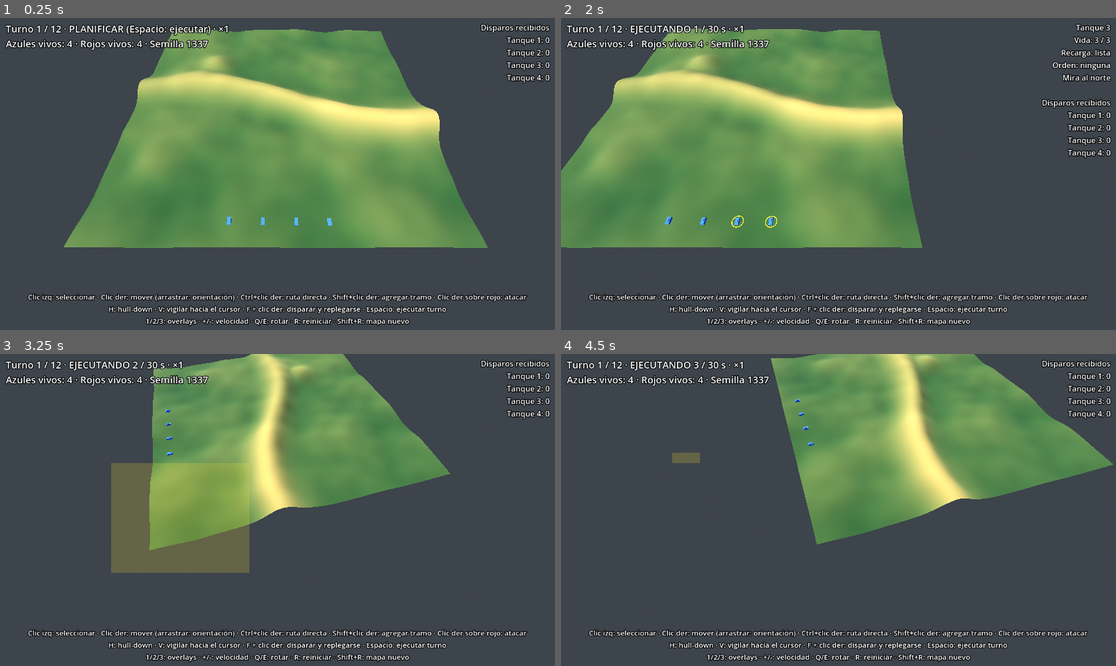
Above: before the commit, frames 1-4 (two rows, left to right).
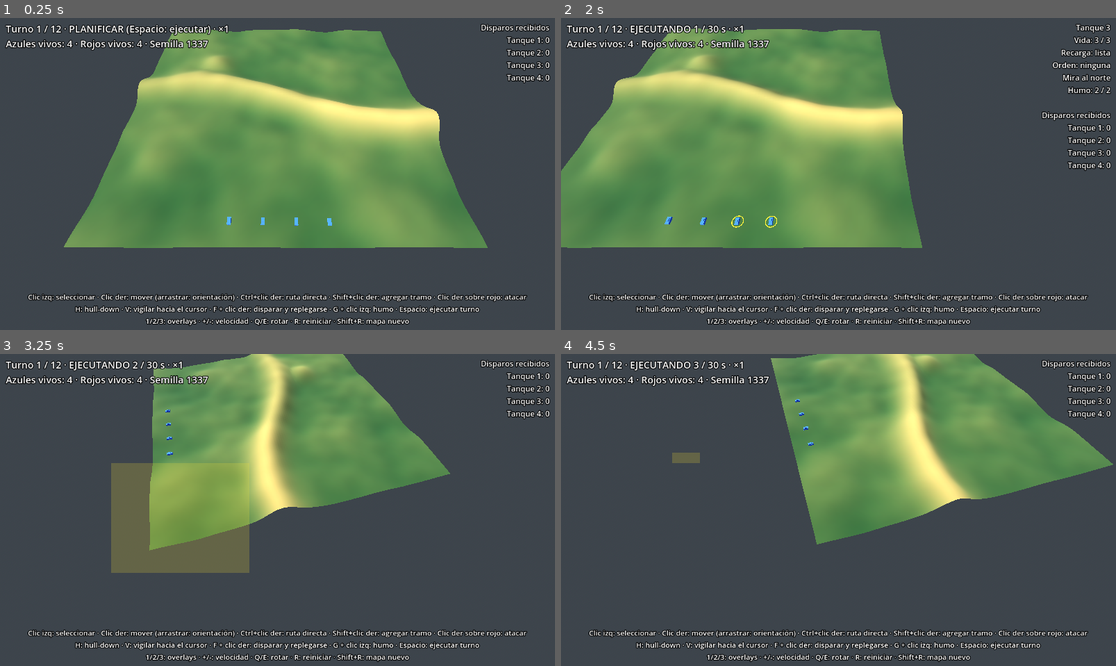
Above: after the commit, the same moments.

Repository: LeandroK99/Demogamev1
Game: Godot game, scene res://main.tscn
Same seed, same stepped clock (60 frames per second), same inputs: the game is played once before the commit and once after it.
Inputs (mouse positions are in pixels of both pictures, inside the frame that each line leads up to):
- Up to frame 1 (0.25 s): no input
- Up to frame 2 (2 s): tap Enter at 0.5 s; move the mouse to (960, 158) at 0.52 s; hold D 0.53-1.25 s; tap G at 0.6 s; click (960, 158) at 0.67 s; tap Space at 0.77 s; drag from (727, 189) to (810, 236) at 1.27 s
- Up to frame 3 (3.25 s): move the mouse to (333, 441) at 2.02 s; hold D 2.03-2.75 s; hold Q 2.03-2.75 s; click (333, 441) at 2.17 s; tap G at 2.3 s; drag from (249, 572) to (111, 463) at 2.77 s
- Up to frame 4 (4.5 s): move the mouse to (1005, 556) at 3.52 s; hold A 3.53-4.25 s; tap H at 3.6 s; click (1005, 556) at 3.67 s; tap Space at 3.77 s; tap G at 3.8 s; drag from (672, 463) to (755, 432) at 4.27 s

The runs differ from the first frame. In frame 1, 1.1% of the frame differs, in the area x 13-87%, y 92-95%; in frame 2, 1.7%, in the area x 13-100%, y 22-95%; in frame 3, 1.1%; in frame 4, 1.1%.

Commit message:
fase 13: humo (G) que corta la línea de visión, y la IA lo usa para cubrir la retirada
Co-Authored-By: Claude Opus 5.5 <noreply@anthropic.com>
Claude-Session: https://claude.ai/code/session_01FRAVKNgcpPLBv3n8dbq4jf

Diff:
--- a/game/hud.gd
+++ b/game/hud.gd
@@ -4,7 +4,7 @@
 
 const PLAYER_SIDE: int = 0
 const HELP: String = "Clic izq: seleccionar · Clic der: mover (arrastrar: orientación) · Ctrl+clic der: ruta directa · Shift+clic der: agregar tramo · Clic der sobre rojo: atacar\n" \
-	+ "H: hull-down · V: vigilar hacia el cursor · F + clic der: disparar y replegarse · Espacio: ejecutar turno\n1/2/3: overlays · +/-: velocidad · Q/E: rotar · R: reiniciar · Shift+R: mapa nuevo"
+	+ "H: hull-down · V: vigilar hacia el cursor · F + clic der: disparar y replegarse · G + clic izq: humo · Espacio: ejecutar turno\n1/2/3: overlays · +/-: velocidad · Q/E: rotar · R: reiniciar · Shift+R: mapa nuevo"
 const ORDER_NAMES: Dictionary = {
 	Unit.Order.NONE: "ninguna",
 	Unit.Order.MOVE: "mover",
@@ -98,6 +98,9 @@
 	if input_controller.pending_mode == "scoot":
 		lines.append("Clic derecho: posición de tiro (Esc cancela)")
 		lines.append("")
+	elif input_controller.pending_mode == "smoke":
+		lines.append("Clic izquierdo: dónde tirar el humo (Esc cancela)")
+		lines.append("")
 	if sel != null:
 		lines.append("Tanque %d" % (sel.id + 1))
 		lines.append("Vida: %d / %d" % [sel.hp, Config.TANK_HP])
@@ -107,6 +110,7 @@
 			order_text += " (rojo %d)" % (sel.attack_target - Config.UNITS_PER_SIDE + 1)
 		lines.append("Orden: %s" % order_text)
 		lines.append("Mira al %s" % compass(sel.heading))
+		lines.append("Humo: %d / %d" % [sel.smoke_charges, Config.SMOKE_CHARGES])
 		lines.append("")
 	lines.append("Disparos recibidos")
 	for u: Unit in world.units:
--- a/game/input_controller.gd
+++ b/game/input_controller.gd
@@ -5,7 +5,8 @@
 ## Con Ctrl, la ruta es directa (la más corta) en vez de la más cubierta.
 ## Con Shift, la orden agrega un tramo (waypoint) al final de la ruta actual.
 ## V: vigilancia con el sector apuntando al cursor.
-## F y después clic derecho: disparar y replegarse desde esa posición. Esc cancela.
+## F y después clic derecho: disparar y replegarse desde esa posición.
+## G y después clic izquierdo: humo en ese punto. Esc cancela F o G.
 
 const CLICK_PICK_PX: float = 30.0 # radio en píxeles para seleccionar con un clic
 const DRAG_MIN_PX: float = 8.0 # menos que esto es un clic, no un recuadro
@@ -22,6 +23,7 @@
 const FACING_ARROW_CELLS: float = 4.0 # largo de la flecha de orientación
 
 signal selection_changed
+signal smoke_placed # la exposición cambió: refrescar overlays
 
 ## Orden pendiente de un clic (la tecla ya se apretó): "" = ninguna.
 var pending_mode: String = ""
@@ -68,7 +70,10 @@
 	var mb: InputEventMouseButton = event as InputEventMouseButton
 	if mb != null:
 		if mb.button_index == MOUSE_BUTTON_LEFT:
-			if mb.pressed:
+			if mb.pressed and pending_mode == "smoke":
+				pending_mode = ""
+				_smoke_at(mb.position)
+			elif mb.pressed:
 				_dragging = true
 				_drag_start = mb.position
 			elif _dragging:
@@ -94,6 +99,10 @@
 		if world.phase == SimWorld.Phase.PLAN and not selected_ids.is_empty():
 			pending_mode = "scoot"
 		return
+	if key != null and key.pressed and not key.echo and key.physical_keycode == KEY_G:
+		if world.phase == SimWorld.Phase.PLAN and not selected_ids.is_empty():
+			pending_mode = "smoke"
+		return
 	if key != null and key.pressed and not key.echo and key.physical_keycode == KEY_ESCAPE:
 		pending_mode = ""
 		return
@@ -232,6 +241,27 @@
 	for id: int in selected_ids:
 		var u: Unit = world.get_unit(id)
 		world.order_overwatch(id, at - u.pos)
+
+
+## Humo en el punto bajo el cursor: lo tira la seleccionada más cercana que tenga
+## cargas, alcance y línea de visión (una sola granada por orden).
+func _smoke_at(screen: Vector2) -> void:
+	if world.phase != SimWorld.Phase.PLAN:
+		return
+	var hit: Variant = terrain_view.raycast(camera.project_ray_origin(screen), camera.project_ray_normal(screen))
+	if hit == null:
+		return
+	var cell: Vector2i = world.height_field.world_to_cell(hit as Vector3)
+	var best: int = -1
+	var best_d: float = INF
+	for id: int in selected_ids:
+		var u: Unit = world.get_unit(id)
+		var d: float = Vector2(u.cell()).distance_to(Vector2(cell))
+		if u.smoke_charges > 0 and d < best_d and world.can_smoke_at(u, cell):
+			best = id
+			best_d = d
+	if best >= 0 and world.order_smoke(best, cell):
+		smoke_placed.emit()
 
 
 ## Rojo visible o fantasma bajo el cursor (o null).
--- a/game/main.gd
+++ b/game/main.gd
@@ -10,6 +10,7 @@
 var input_controller: InputController
 var turn_controller: TurnController
 var combat_fx: CombatFx
+var smoke_view: SmokeView
 var hud: Hud
 var unit_views: Array[UnitView] = []
 
@@ -69,6 +70,11 @@
 	_game_root.add_child(input_controller)
 	input_controller.setup(world, camera_rig.camera, terrain_view, unit_views)
 	input_controller.selection_changed.connect(_update_overlay_selection)
+	input_controller.smoke_placed.connect(_on_plan_started)
+
+	smoke_view = SmokeView.new()
+	_game_root.add_child(smoke_view)
+	smoke_view.setup(world)
 
 	combat_fx = CombatFx.new()
 	_game_root.add_child(combat_fx)
--- /dev/null
+++ b/game/smoke_view.gd
@@ -0,0 +1,51 @@
+class_name SmokeView
+extends Node3D
+## Nubes de humo: un cilindro gris semitransparente por nube, que se aclara en su último turno.
+
+const ALPHA_FULL: float = 0.55
+const ALPHA_LAST_TURN: float = 0.3
+
+var world: SimWorld
+var _nodes: Dictionary = {} # id de nube -> MeshInstance3D
+
+
+func setup(p_world: SimWorld) -> void:
+	world = p_world
+
+
+func _process(_delta: float) -> void:
+	var alive: Dictionary = {}
+	for cloud: Dictionary in world.smoke_clouds:
+		var id: int = cloud["id"]
+		alive[id] = true
+		if not _nodes.has(id):
+			_nodes[id] = _make(cloud)
+		var mi: MeshInstance3D = _nodes[id]
+		var mat: StandardMaterial3D = mi.material_override as StandardMaterial3D
+		mat.albedo_color.a = ALPHA_LAST_TURN if int(cloud["turns_left"]) <= 1 else ALPHA_FULL
+	for id: int in _nodes.keys():
+		if not alive.has(id):
+			(_nodes[id] as Node).queue_free()
+			_nodes.erase(id)
+
+
+func _make(cloud: Dictionary) -> MeshInstance3D:
+	var center: Vector2 = cloud["center"]
+	var r_m: float = float(cloud["radius"]) * Config.CELL_SIZE
+	var ground: float = world.height_field.height_at(center)
+	var top: float = float(cloud["top_h"])
+	var mesh: CylinderMesh = CylinderMesh.new()
+	mesh.top_radius = r_m * 0.8
+	mesh.bottom_radius = r_m
+	mesh.height = top - ground + 2.0 # un poco enterrado para que no flote en pendiente
+	var mat: StandardMaterial3D = StandardMaterial3D.new()
+	mat.albedo_color = Color(0.75, 0.75, 0.72, ALPHA_FULL)
+	mat.transparency = BaseMaterial3D.TRANSPARENCY_ALPHA
+	mat.shading_mode = BaseMaterial3D.SHADING_MODE_UNSHADED
+	mat.cull_mode = BaseMaterial3D.CULL_DISABLED
+	var mi: MeshInstance3D = MeshInstance3D.new()
+	mi.mesh = mesh
+	mi.material_override = mat
+	mi.position = Vector3(center.x * Config.CELL_SIZE, (ground - 2.0 + top) * 0.5, center.y * Config.CELL_SIZE)
+	add_child(mi)
+	return mi
--- a/sim/ai_commander.gd
+++ b/sim/ai_commander.gd
@@ -79,6 +79,27 @@
 	return best != u.cell() and world.order_scoot(u.id, best)
 
 
+## Al retroceder expuesto: humo entre la unidad y la amenaza más cercana.
+func _smoke_cover(world: SimWorld, u: Unit) -> void:
+	if u.smoke_charges <= 0:
+		return
+	var origin: Vector2i = u.cell()
+	if world.exposure_for(side)[origin.y * world.height_field.size + origin.x] <= Config.AI_SMOKE_EXPOSURE:
+		return
+	var nearest: Vector2i = origin
+	var best_d: float = INF
+	for th: Vector2i in world.threats_for(side):
+		var d: float = Vector2(th).distance_to(Vector2(origin))
+		if d < best_d:
+			best_d = d
+			nearest = th
+	if nearest == origin:
+		return
+	var dir: Vector2 = (Vector2(nearest) - Vector2(origin)).normalized()
+	var at: Vector2i = Vector2i((Vector2(origin) + dir * minf(Config.AI_SMOKE_DIST, best_d * 0.5)).round())
+	world.order_smoke(u.id, at)
+
+
 ## Retroceder: la celda transitable de menor exposición (desempate: la más cercana).
 func _retreat(world: SimWorld, u: Unit) -> void:
 	var exposure: PackedFloat32Array = world.exposure_for(side)
@@ -101,6 +122,8 @@
 				best_d = d
 	# Llega mirando a la amenaza: el frente blindado hacia el enemigo
 	world.order_move(u.id, best, SimWorld.facing_to_threats(best, world.threats_for(side)))
+	# Después de elegir la ruta con la exposición sin humo: la nube tapa la retirada
+	_smoke_cover(world, u)
 
 
 ## Sin amenazas: la cresta más alta en la columna de la unidad hacia adelante y,
--- a/sim/config.gd
+++ b/sim/config.gd
@@ -73,6 +73,15 @@
 const REVERSE_SPEED_FACTOR: float = 0.6 # velocidad en reversa (volviendo a cubierto mirando al enemigo)
 const AI_SCOOT_RADIUS: int = 6 # celdas para buscar una posición de tiro desde la que asomar
 
+# --- Humo ---
+const SMOKE_CHARGES: int = 2 # granadas de humo por tanque
+const SMOKE_RADIUS: float = 3.0 # celdas
+const SMOKE_HEIGHT: float = 8.0 # metros sobre el terreno en el centro de la nube
+const SMOKE_RANGE: float = 150.0 # metros: alcance del lanzador
+const SMOKE_TURNS: int = 2 # turnos de ejecución que dura la nube
+const AI_SMOKE_EXPOSURE: float = 0.5 # la IA tira humo al retroceder si su celda está más expuesta que esto
+const AI_SMOKE_DIST: float = 5.0 # celdas hacia la amenaza donde la IA pone la nube
+
 # --- Orden hull-down e IA ---
 const HULLDOWN_MIN_SEPARATION: float = 3.0 # celdas mínimas entre destinos de una misma orden
 const NO_THREAT_ADVANCE: int = 20 # celdas hacia el centro si no hay amenazas conocidas
--- a/sim/sim_world.gd
+++ b/sim/sim_world.gd
@@ -25,6 +25,11 @@
 var visible_enemies: Array[Dictionary] = [{}, {}] # id -> true, visibles ahora
 var known_enemies: Array[Dictionary] = [{}, {}] # id -> {cell, last_seen_turn}
 
+# Nubes de humo activas: {id, center: Vector2, radius, top_h, turns_left, side}.
+# Es el mismo array que analysis.smoke (la LOS las usa directamente).
+var smoke_clouds: Array[Dictionary] = []
+var _next_smoke_id: int = 0
+
 # Disparos ocurridos desde la última vez que la vista los leyó: {shooter, target, hit, aspect}
 var shot_events: Array[Dictionary] = []
 
@@ -52,6 +57,7 @@
 		hf.generate(sim_seed)
 	height_field = hf
 	analysis = TerrainAnalysis.new(hf)
+	analysis.smoke = smoke_clouds
 	pathfinder = Pathfinder.new(hf)
 	_deploy()
 	update_detection()
@@ -261,6 +267,41 @@
 	u.reversing = u.moving
 
 
+## Humo: una nube en cell, a <= SMOKE_RANGE y con LOS desde la unidad, si le quedan cargas.
+## Aparece en el acto (en PLAN) y dura SMOKE_TURNS turnos; la exposición se recalcula.
+func order_smoke(unit_id: int, cell: Vector2i) -> bool:
+	var u: Unit = get_unit(unit_id)
+	if u == null or not u.alive or phase != Phase.PLAN or u.smoke_charges <= 0:
+		return false
+	if not height_field.in_bounds(cell) or not can_smoke_at(u, cell):
+		return false
+	u.smoke_charges -= 1
+	smoke_clouds.append({
+		"id": _next_smoke_id,
+		"center": Vector2(cell),
+		"radius": Config.SMOKE_RADIUS,
+		"top_h": height_field.height_at_cell(cell) + Config.SMOKE_HEIGHT,
+		"turns_left": Config.SMOKE_TURNS,
+		"side": u.side,
+	})
+	_next_smoke_id += 1
+	invalidate_exposure()
+	return true
+
+
+func can_smoke_at(u: Unit, cell: Vector2i) -> bool:
+	return TerrainAnalysis.dist_m(u.cell(), cell) <= Config.SMOKE_RANGE \
+		and analysis.los(u.cell(), Config.EYE_H, cell, 1.0)
+
+
+## Fin de turno: cada nube pierde un turno y se van las que llegaron a cero.
+func _age_smoke() -> void:
+	for i: int in range(smoke_clouds.size() - 1, -1, -1):
+		smoke_clouds[i]["turns_left"] = int(smoke_clouds[i]["turns_left"]) - 1
+		if int(smoke_clouds[i]["turns_left"]) <= 0:
+			smoke_clouds.remove_at(i)
+
+
 ## ¿Está el punto at (en celdas) dentro del sector de vigilancia de u?
 static func in_overwatch_sector(u: Unit, at: Vector2) -> bool:
 	var d: Vector2 = at - u.pos
@@ -502,6 +543,7 @@
 
 
 func _end_turn() -> void:
+	_age_smoke()
 	update_detection()
 	if turn >= Config.MAX_TURNS:
 		var blue: int = alive_count(0)
--- a/sim/terrain_analysis.gd
+++ b/sim/terrain_analysis.gd
@@ -3,6 +3,9 @@
 ## Línea de visión, mapas de exposición y búsqueda de posiciones hull-down.
 
 var height_field: HeightField
+## Nubes de humo activas: {center: Vector2 (celdas), radius: float (celdas), top_h: float (m, absoluto)}.
+## Las mantiene SimWorld; acá solo se usan para cortar la línea de visión.
+var smoke: Array[Dictionary] = []
 
 
 func _init(hf: HeightField) -> void:
@@ -10,7 +13,8 @@
 
 
 ## ¿Hay línea de visión entre un punto a from_h metros sobre from_cell
-## y otro a to_h metros sobre to_cell? Muestrea la recta cada LOS_STEP celdas.
+## y otro a to_h metros sobre to_cell? Muestrea la recta cada LOS_STEP celdas
+## contra el terreno y después la corta con las nubes de humo.
 func los(from_cell: Vector2i, from_h: float, to_cell: Vector2i, to_h: float) -> bool:
 	var hf: HeightField = height_field
 	var size: int = hf.size
@@ -39,7 +43,38 @@
 		if ground > ha + dh * t - Config.LOS_EPSILON:
 			return false
 		t += t_step
-	return true
+	if smoke.is_empty():
+		return true
+	return not _smoke_blocks(Vector2(ax, ay), Vector2(dx, dy), ha, dh)
+
+
+## ¿La recta A + t·D (t en 0..1, altura ha + dh·t) atraviesa alguna nube por debajo de su tope?
+## Intersección analítica con cada círculo: no agrega muestras al bucle del terreno.
+func _smoke_blocks(a: Vector2, d: Vector2, ha: float, dh: float) -> bool:
+	var dd: float = d.dot(d)
+	for cloud: Dictionary in smoke:
+		var c: Vector2 = cloud["center"]
+		var r: float = cloud["radius"]
+		var f: Vector2 = a - c
+		var t0: float = 0.0
+		var t1: float = 1.0
+		if dd < 0.000001:
+			if f.length_squared() > r * r:
+				continue
+		else:
+			var b: float = f.dot(d)
+			var disc: float = b * b - dd * (f.dot(f) - r * r)
+			if disc < 0.0:
+				continue
+			var sq: float = sqrt(disc)
+			t0 = maxf(0.0, (-b - sq) / dd)
+			t1 = minf(1.0, (-b + sq) / dd)
+			if t0 > t1:
+				continue
+		# La altura de la recta es lineal: su mínimo en el tramo está en un extremo
+		if minf(ha + dh * t0, ha + dh * t1) < float(cloud["top_h"]):
+			return true
+	return false
 
 
 ## Distancia en metros entre dos celdas.
--- a/sim/unit.gd
+++ b/sim/unit.gd
@@ -24,6 +24,7 @@
 var moving: bool = false
 var alive: bool = true
 var last_fire_tick: int = -1000000 # tick global del último disparo
+var smoke_charges: int = Config.SMOKE_CHARGES
 var shots_received: int = 0 # disparos recibidos (impacten o no)
 
 
--- a/tests/test_ai.gd
+++ b/tests/test_ai.gd
@@ -43,12 +43,14 @@
 	_blue_known_by_red(world)
 	var red: Unit = world.units[4]
 	red.hp = 1
+	var e: PackedFloat32Array = world.exposure_for(1) # sin humo (la IA puede tirar humo al retroceder)
 	AICommander.new(1).issue_orders(world)
-	var e: PackedFloat32Array = world.exposure_for(1)
 	var here: Vector2i = red.cell()
 	var dest: Vector2i = world.destination(red)
 	assert_true(dest != here, "se mueve")
 	assert_lt(e[dest.y * N + dest.x], e[here.y * N + here.x], "el destino está menos expuesto")
+	if e[here.y * N + here.x] > Config.AI_SMOKE_EXPOSURE:
+		assert_eq(red.smoke_charges, Config.SMOKE_CHARGES - 1, "expuesto: tira humo para cubrir la retirada")
 
 
 func test_ai_without_threats_goes_to_crest() -> void:
--- a/tests/test_sim_world.gd
+++ b/tests/test_sim_world.gd
@@ -161,3 +161,27 @@
 	world.invalidate_exposure()
 	world.order_hulldown([0])
 	assert_true(blue.final_heading.dot(Vector2(0.0, -1.0)) > 0.9, "va a mirar al norte, hacia la amenaza (%s)" % blue.final_heading)
+
+
+func test_smoke_order_and_duration() -> void:
+	var world: SimWorld = _duel_world()
+	world.p_hit_base = 0.0
+	var blue: Unit = world.units[0]
+	var red: Unit = world.units[4]
+	red.moving = true
+	world.update_detection()
+	assert_true(world.visible_enemies[0].has(4), "antes del humo se ven")
+	assert_true(not world.order_smoke(0, Vector2i(48, 10)), "fuera de alcance: rechazada")
+	assert_true(world.order_smoke(0, Vector2i(48, 50)), "humo en el medio")
+	assert_eq(blue.smoke_charges, Config.SMOKE_CHARGES - 1, "gastó una carga")
+	world.update_detection()
+	assert_true(not world.visible_enemies[0].has(4), "el humo corta la detección")
+	world.begin_execute()
+	for i: int in world.ticks_per_turn:
+		world.step()
+		red.moving = true
+	assert_eq(world.smoke_clouds.size(), 1, "sigue después del primer turno")
+	world.begin_execute()
+	for i: int in world.ticks_per_turn:
+		world.step()
+	assert_eq(world.smoke_clouds.size(), 0, "se disipó después de SMOKE_TURNS turnos")
--- a/tests/test_terrain_analysis.gd
+++ b/tests/test_terrain_analysis.gd
@@ -59,3 +59,24 @@
 			if TerrainAnalysis.dist_m(threat, c) < Config.MAX_RANGE and exp_map[y * hf.size + x] != 1.0:
 				bad += 1
 	assert_eq(bad, 0, "celdas en rango con exposición distinta de 1")
+
+
+func test_smoke_blocks_los() -> void:
+	var ta: TerrainAnalysis = TerrainAnalysis.new(HeightField.new(64))
+	var a: Vector2i = Vector2i(5, 30)
+	var b: Vector2i = Vector2i(55, 30)
+	assert_true(ta.los(a, Config.EYE_H, b, Config.CENTER_H), "sin humo se ve")
+	ta.smoke = [{"center": Vector2(30, 30), "radius": 3.0, "top_h": 8.0}]
+	assert_true(not ta.los(a, Config.EYE_H, b, Config.CENTER_H), "la nube en el medio tapa")
+
+
+func test_smoke_to_the_side_does_not_block() -> void:
+	var ta: TerrainAnalysis = TerrainAnalysis.new(HeightField.new(64))
+	ta.smoke = [{"center": Vector2(30, 40), "radius": 3.0, "top_h": 8.0}]
+	assert_true(ta.los(Vector2i(5, 30), Config.EYE_H, Vector2i(55, 30), Config.CENTER_H), "la nube a un costado no tapa")
+
+
+func test_high_observer_sees_over_smoke() -> void:
+	var ta: TerrainAnalysis = TerrainAnalysis.new(HeightField.new(64))
+	ta.smoke = [{"center": Vector2(30, 30), "radius": 3.0, "top_h": 8.0}]
+	assert_true(ta.los(Vector2i(5, 30), 20.0, Vector2i(55, 30), 20.0), "por encima del tope se ve")
Not shown, added: game/smoke_view.gd.uid
